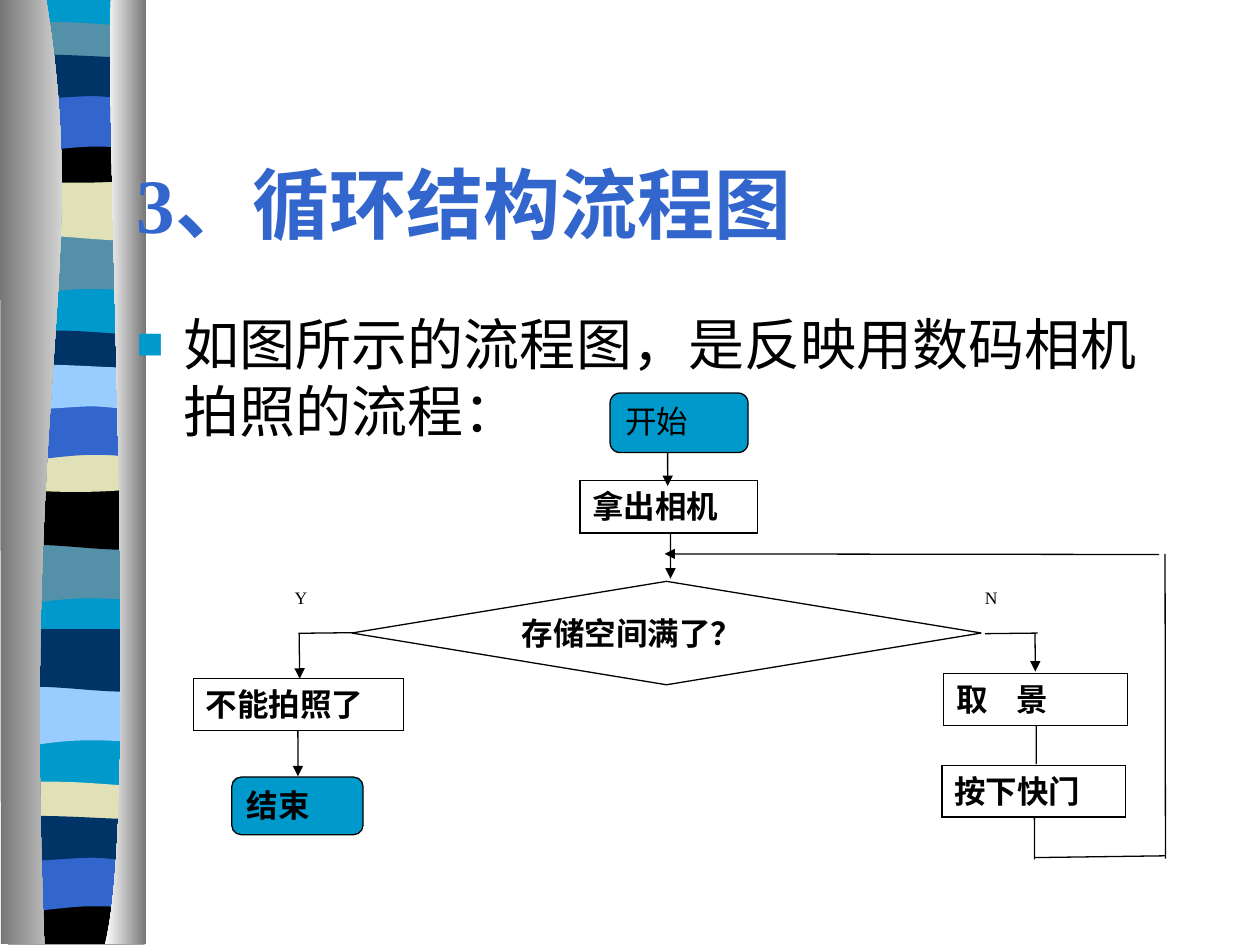
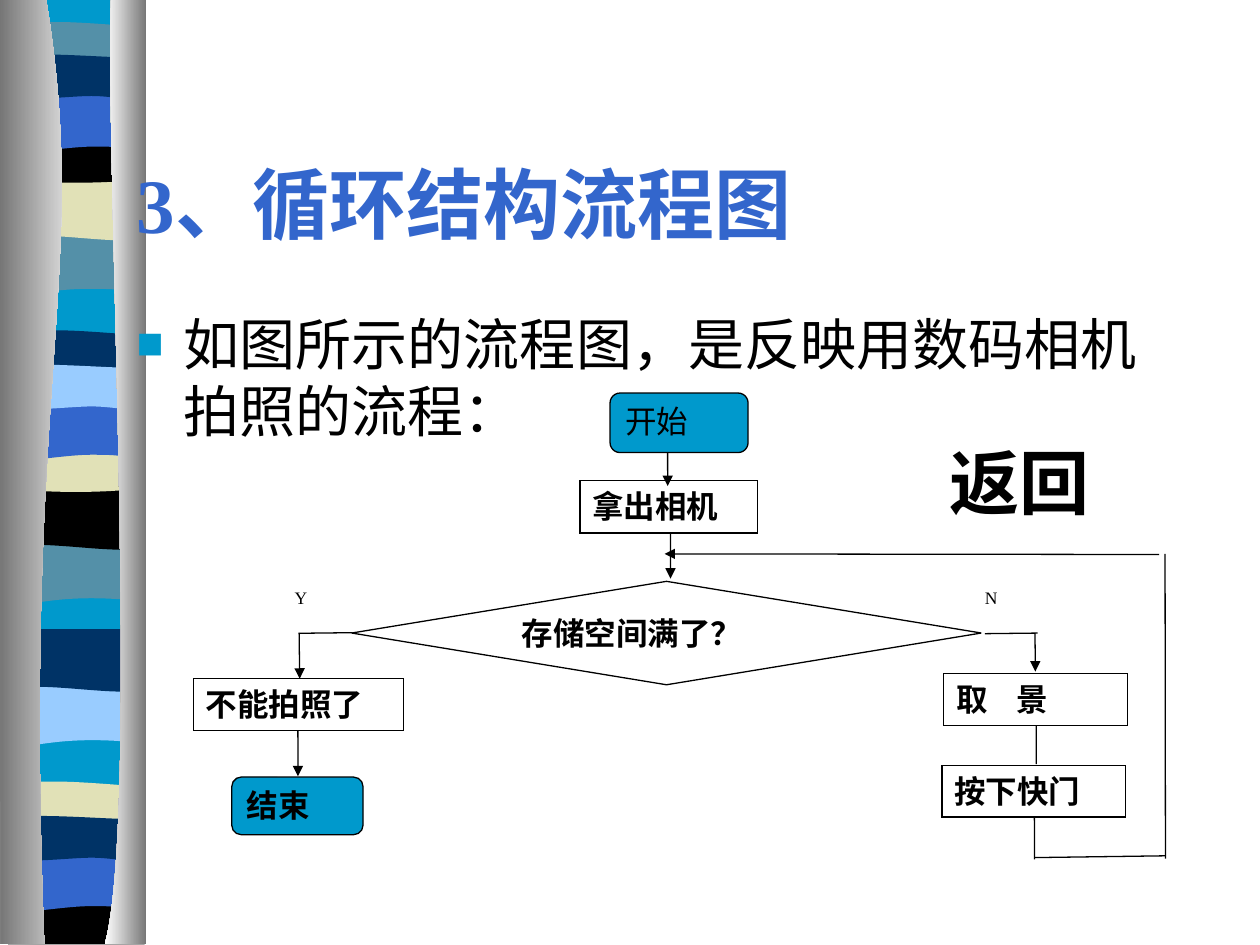
Before and after one commit to chenjobin/V-B-, a slide deck: slide 27 of 算法与编程（第一课时）.ppt. Drawn at 1260x945 pixels with LibreOffice and Linux fonts; fonts in the diff are those of the drawing. Boxes give left, top, right and bottom in pixels: in the first picture for what was removed or moved away, otherwise in the second. Text is boxed around its words. In the diff, an @@ line names an element or a change of style, - is before the commit and + after.

```diff
--- a/算法与编程（第一课时）.ppt
+++ b/算法与编程（第一课时）.ppt
@@ freeform shape at [0, 1, 90, 944]: fill gradient #767676 to #FFFFFF to gradient #FFFFFF to #767676 @@
@@ freeform shape at [105, 0, 146, 944]: fill gradient #FFFFFF to #767676 to gradient #767676 to #FFFFFF @@
@@ outline redrawn in 3 elements at [8, 446, 145, 494], [6, 403, 144, 462], [8, 362, 147, 413] @@
@@ text added at [950, 450, 1090, 516], 40 pt, text #000000, bold @@
+返回
```
Also in this commit, not shown: 29 other slides changed, 1 slide added, 1 slide removed, 8 other files.
